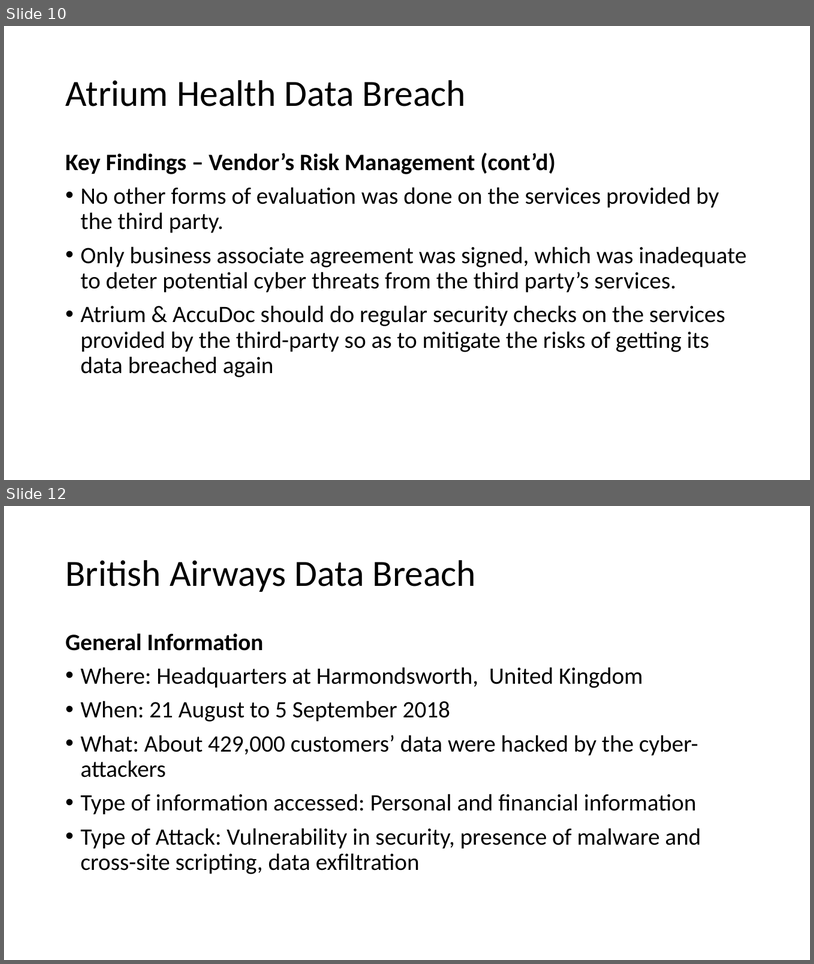
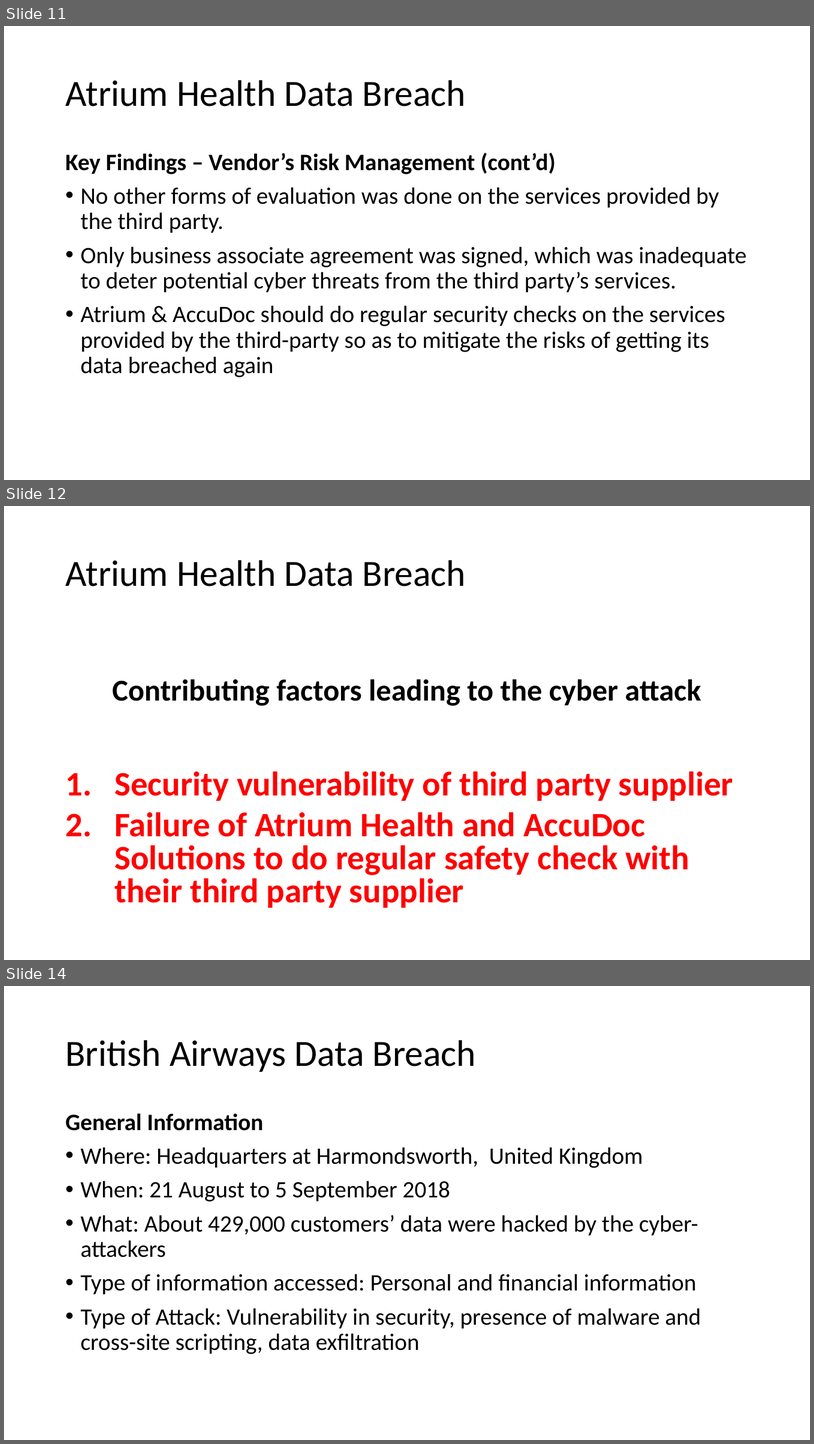
Before and after one commit to nicholasneo78/regression-analysis, a slide deck: CE4062-project.pptx. Shown one above the other, each under a label of ours: slides 10 and 12 before the commit, slides 11, 12 and 14 after it; the slides between them are not shown. The pictures are 814x964 and 814x1444 pixels, drawn with LibreOffice and Linux fonts; fonts in the diff are those of the drawing. Boxes give left, top, right and bottom in pixels: in the first picture for what was removed or moved away, otherwise in the second. Text is boxed around its words. In the diff, an @@ line names an element or a change of style, - is before the commit and + after.

```diff
--- a/CE4062-project.pptx
+++ b/CE4062-project.pptx
@@ slide 12 added at box(4, 506, 810, 960), background #FFFFFF @@
@@ title added at box(65, 560, 467, 586), 44 pt, text #000000 @@
+Atrium Health Data Breach
@@ text added at box(112, 679, 701, 706), 36 pt, text #000000, bold @@
+Contributing factors leading to the cyber attack
@@ text added at box(114, 771, 734, 907), 40.7 pt, text #FF0000, bold @@
+1. Security vulnerability of third party supplier
+2. Failure of Atrium Health and AccuDoc Solutions to do regular safety check with their third party supplier
@@ what was slide 10 is now slide 11 @@
@@ what was slide 12 is now slide 14 @@
```
Also in this commit, not shown: 4 slides changed, 5 other slides added, 2 slides removed.
